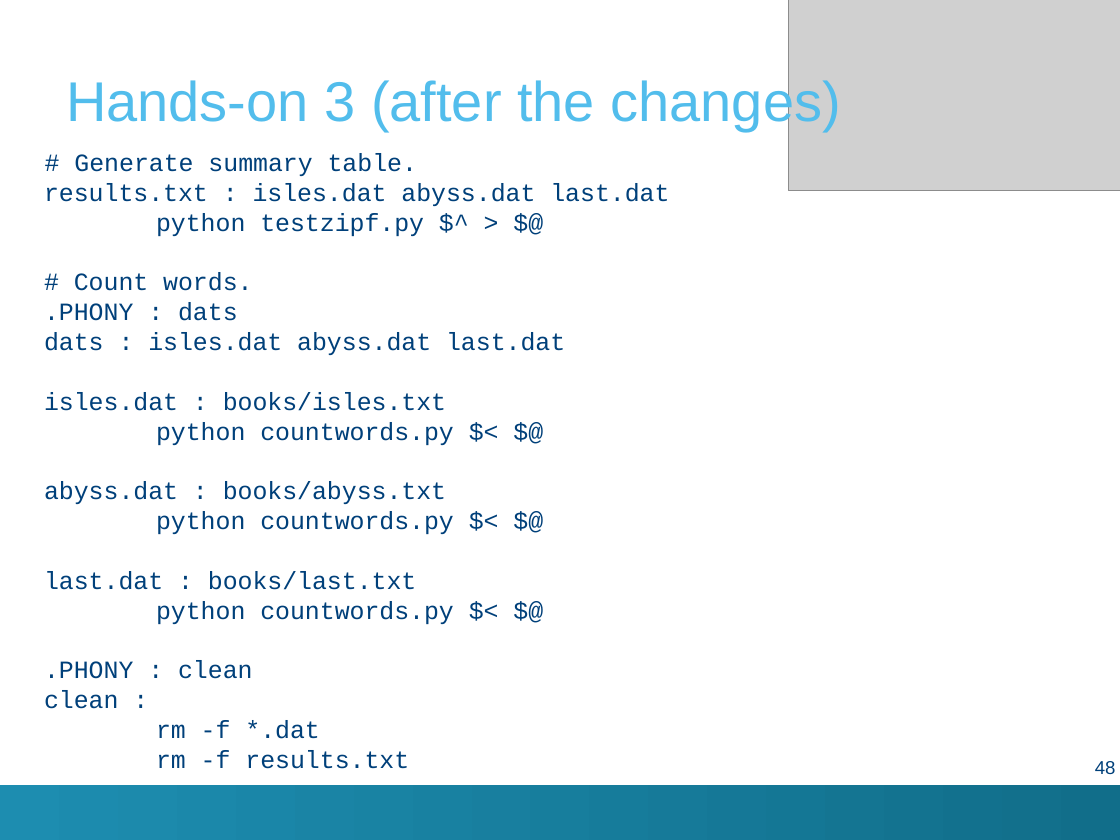
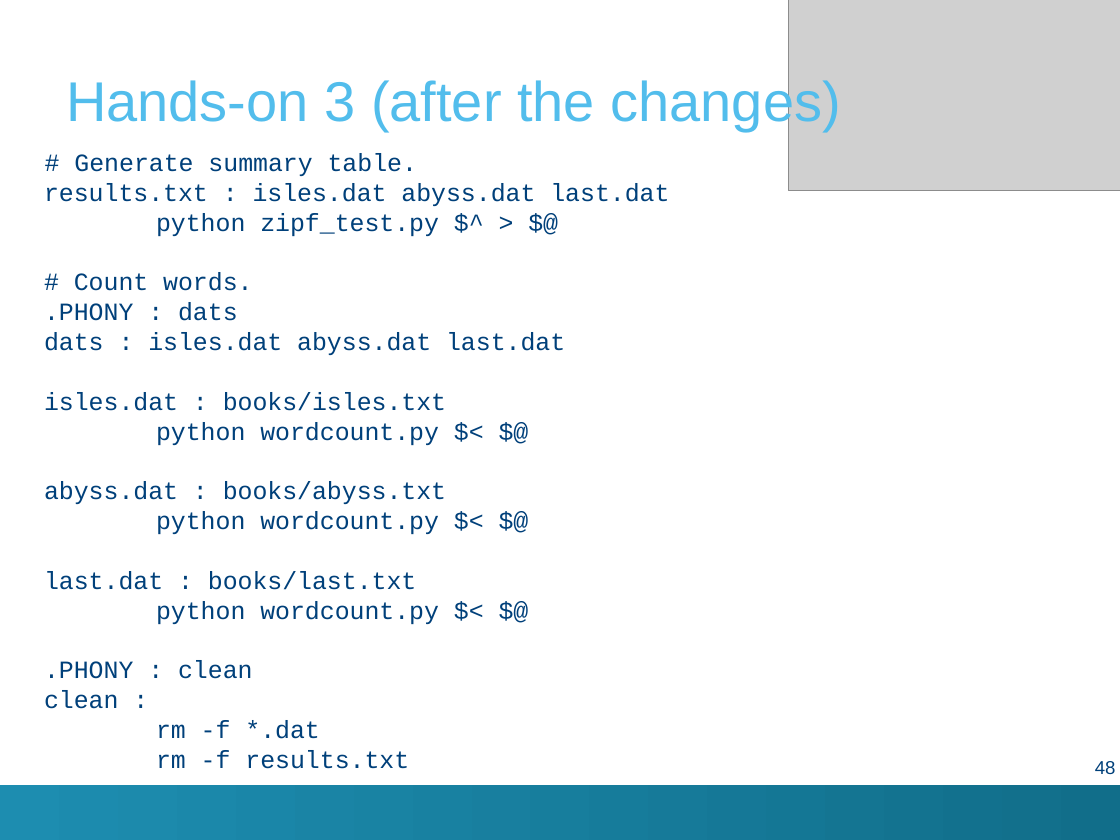
Before and after one commit to hpcleuven/Makefile-intro, a slide deck: slide 48 of Make.pptx. Drawn at 1120x840 pixels with LibreOffice and Linux fonts; fonts in the diff are those of the drawing; grey boxes stand for pictures; background and template pictures are left out. Boxes give left, top, right and bottom in pixels: in the first picture for what was removed or moved away, otherwise in the second. Text is boxed around its words. In the diff, an @@ line names an element or a change of style, - is before the commit and + after.

```diff
--- a/Make.pptx
+++ b/Make.pptx
@@ text at (44,153,669,769): text changed @@
-# Generate summary table.
-results.txt : isles.dat abyss.dat last.dat
-python testzipf.py $^ > $@
-# Count words.
-.PHONY : dats
-dats : isles.dat abyss.dat last.dat
-isles.dat : books/isles.txt
-python countwords.py $< $@
-abyss.dat : books/abyss.txt
-python countwords.py $< $@
-last.dat : books/last.txt
-python countwords.py $< $@
-.PHONY : clean
-clean :
-rm -f *.dat
-rm -f results.txt
+# Generate summary table.
+results.txt : isles.dat abyss.dat last.dat
+python zipf_test.py $^ > $@
+# Count words.
+.PHONY : dats
+dats : isles.dat abyss.dat last.dat
+isles.dat : books/isles.txt
+python wordcount.py $< $@
+abyss.dat : books/abyss.txt
+python wordcount.py $< $@
+last.dat : books/last.txt
+python wordcount.py $< $@
+.PHONY : clean
+clean :
+rm -f *.dat
+rm -f results.txt
```
Also in this commit, not shown: 55 other slides changed, 1 other file.
